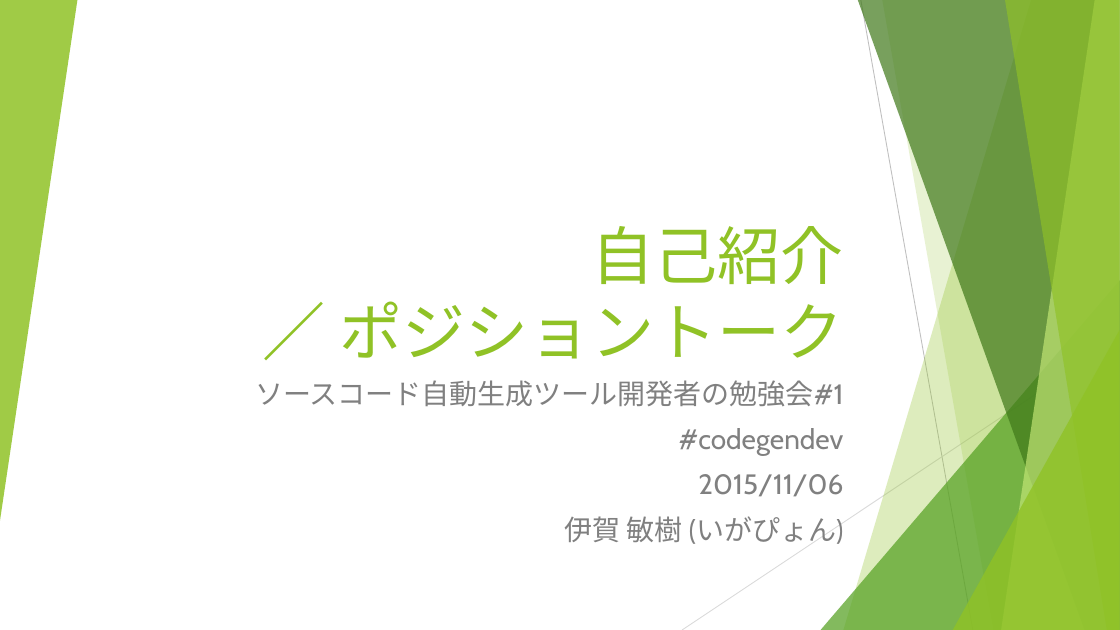
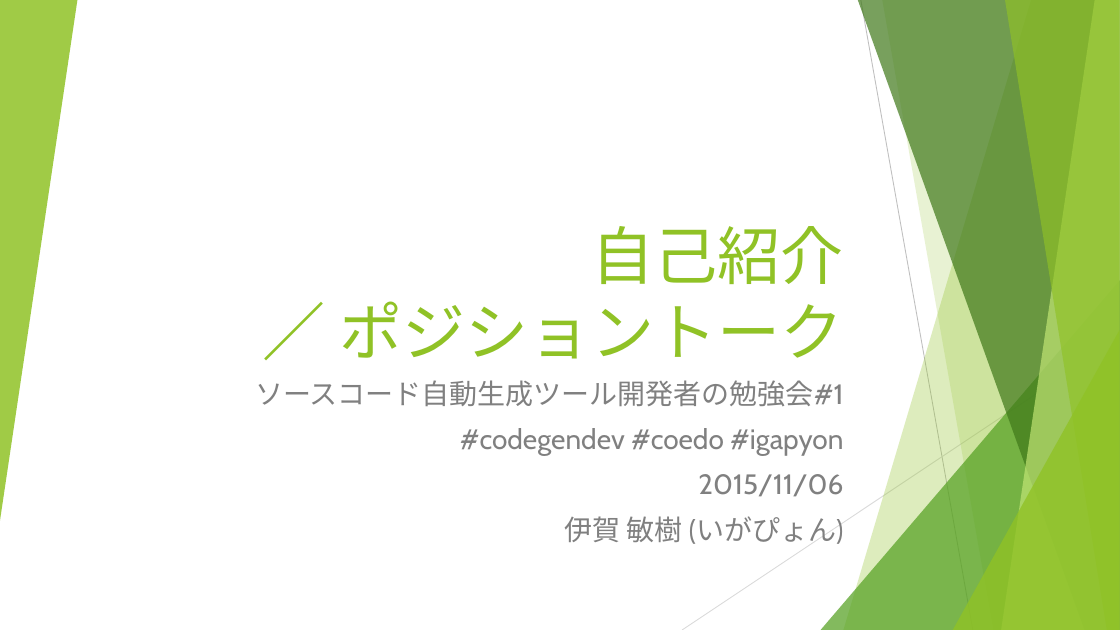
Before and after one commit to igapyon/docs, a slide deck: slide 1 of ppt/codegendev-selfintro-ToshikiIga.pptx. Drawn at 1120x630 pixels with LibreOffice and Linux fonts; fonts in the diff are those of the drawing. Boxes give left, top, right and bottom in pixels: in the first picture for what was removed or moved away, otherwise in the second. Text is boxed around its words. In the diff, an @@ line names an element or a change of style, - is before the commit and + after.

```diff
--- a/ppt/codegendev-selfintro-ToshikiIga.pptx
+++ b/ppt/codegendev-selfintro-ToshikiIga.pptx
@@ subtitle at (460,428,843,456): text changed @@
-#codegendev
+#codegendev #coedo #igapyon
```
Also in this commit, not shown: 1 other file.
